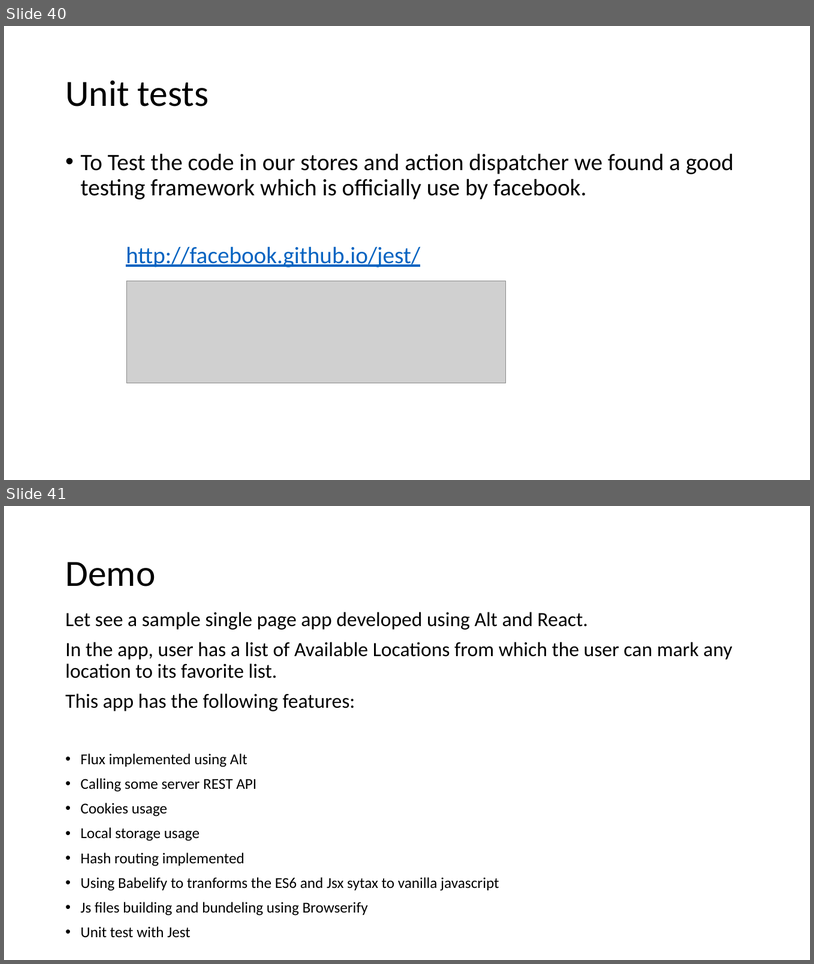
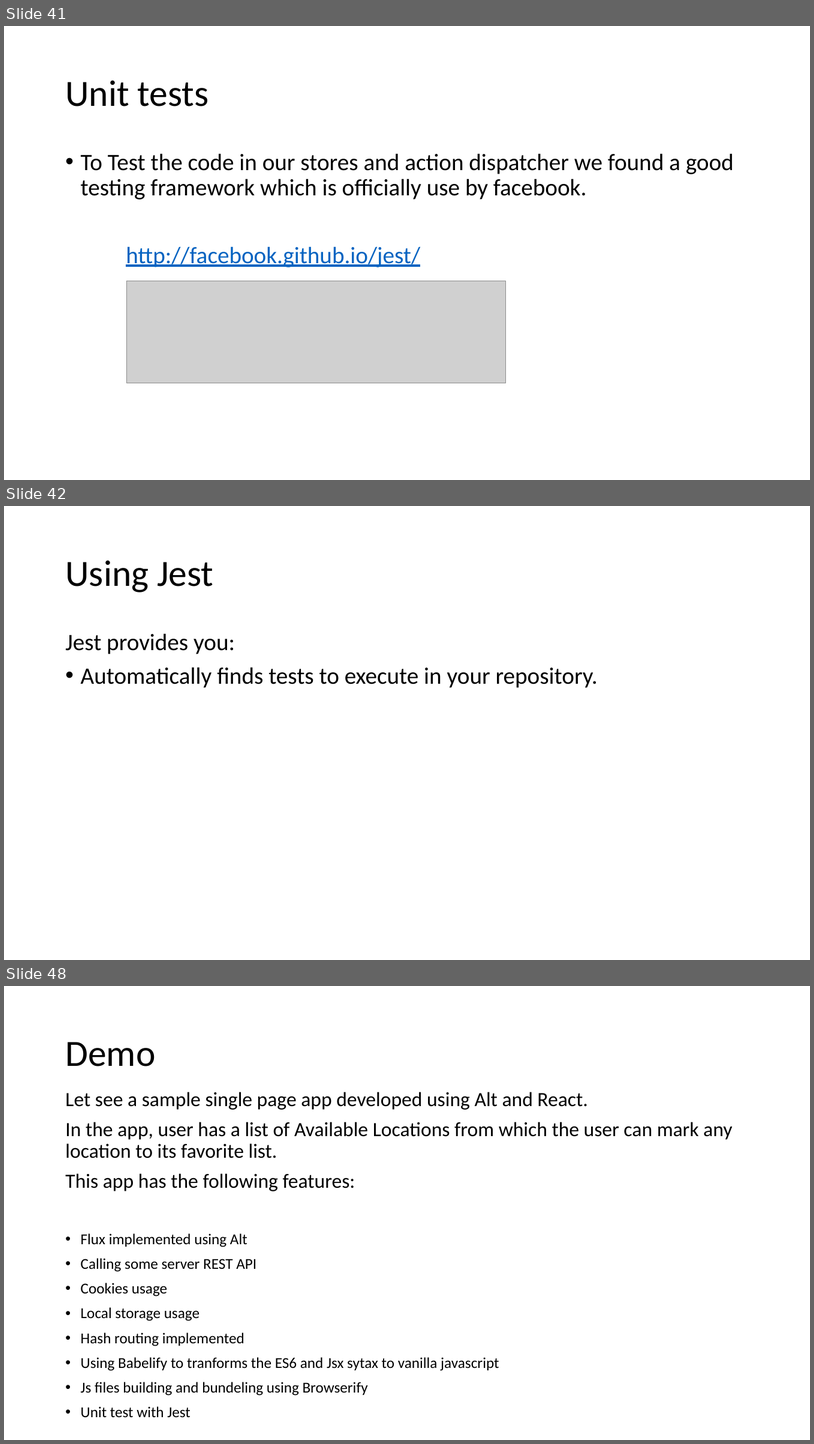
Before and after one commit to awahab29/samplealt, a slide deck: React.pptx. Shown one above the other, each under a label of ours: slides 40 and 41 before the commit, slides 41, 42 and 48 after it; the slides between them are not shown. The pictures are 814x964 and 814x1444 pixels, drawn with LibreOffice and Linux fonts; fonts in the diff are those of the drawing; grey boxes stand for pictures. Boxes give left, top, right and bottom in pixels: in the first picture for what was removed or moved away, otherwise in the second. Text is boxed around its words. In the diff, an @@ line names an element or a change of style, - is before the commit and + after.

```diff
--- a/React.pptx
+++ b/React.pptx
@@ slide 42 added at (4,506,810,960), background #FFFFFF @@
@@ title added at (65,560,213,592), 44 pt, text #000000 @@
+Using Jest
@@ text added at (65,633,598,688), 28 pt, text #000000 @@
+Jest provides you:
+• Automatically finds tests to execute in your repository.
@@ what was slide 40 is now slide 41 @@
@@ what was slide 41 is now slide 48 @@
```
Also in this commit, not shown: 1 slide changed, 6 other slides added.
